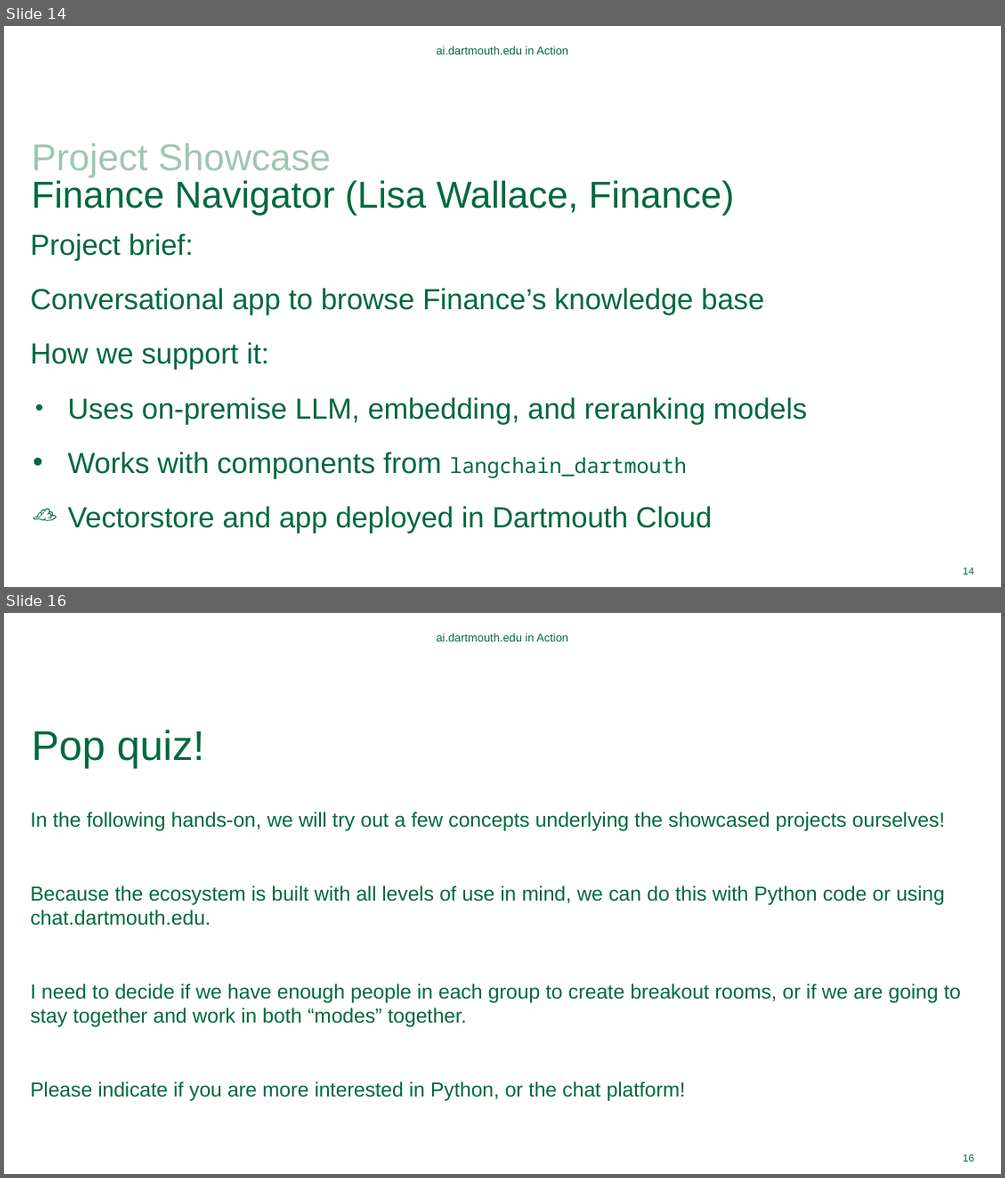
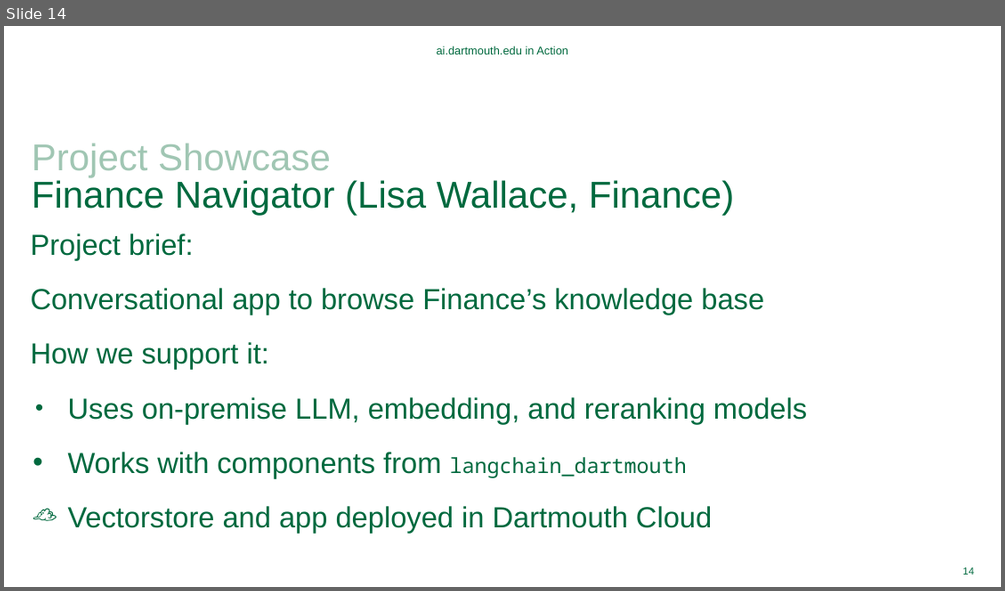
Before and after one commit to Dartmouth-Libraries/ai-project-showcase, a slide deck: ppt/2024-09-09-ai-project-showcase.pptx. Shown one above the other, each under a label of ours: slides 14 and 16 before the commit, slide 14 after it; the slides between them are not shown. The pictures are 1005x1178 and 1005x591 pixels, drawn with LibreOffice and Linux fonts; fonts in the diff are those of the drawing; background and template pictures are left out. Boxes give left, top, right and bottom in pixels: in the first picture for what was removed or moved away, otherwise in the second. Text is boxed around its words. In the diff, an @@ line names an element or a change of style, - is before the commit and + after.

```diff
--- a/ppt/2024-09-09-ai-project-showcase.pptx
+++ b/ppt/2024-09-09-ai-project-showcase.pptx
@@ slide 16 removed at (4,613,1001,1174), background #FFFFFF @@
@@ text removed at (437,633,568,641) @@
-ai.dartmouth.edu in Action
@@ title removed at (32,730,204,769) @@
-Pop quiz!
@@ text removed at (31,811,961,1101) @@
-In the following hands-on, we will try out a few concepts underlying the showcased projects ourselves!
-Because the ecosystem is built with all levels of use in mind, we can do this with Python code or using chat.dartmouth.edu.
-I need to decide if we have enough people in each group to create breakout rooms, or if we are going to stay together and work in both “modes” together.
-Please indicate if you are more interested in Python, or the chat platform!
@@ page number removed at (963,1154,974,1161) @@
-16
```
Also in this commit, not shown: 2 slides changed, 3 other slides removed, 12 other files.
